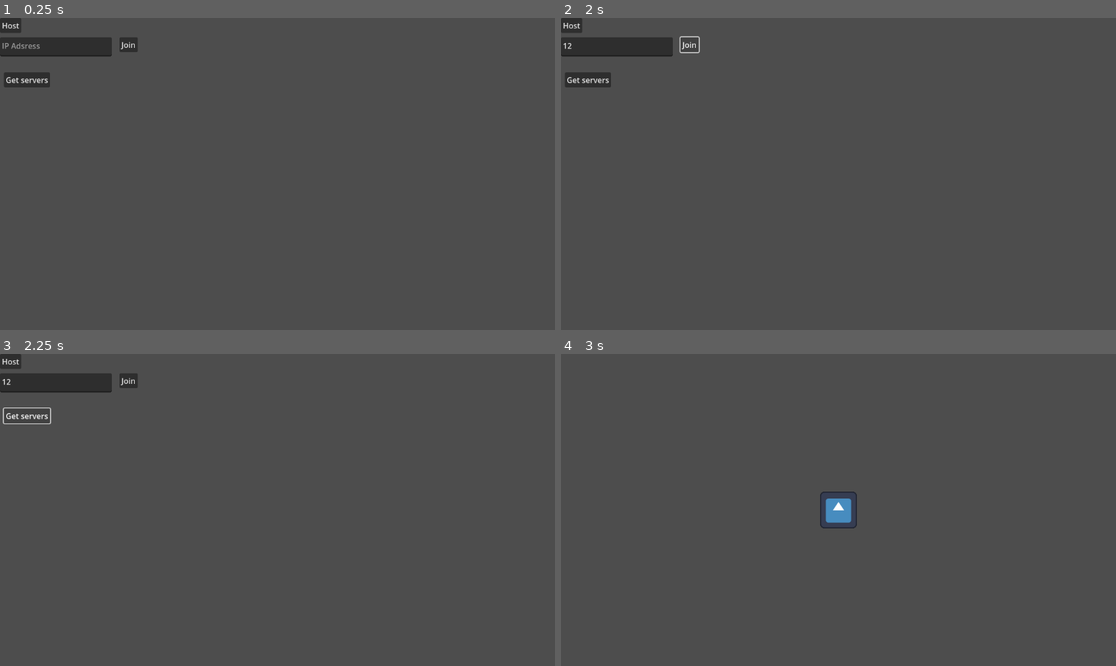
Above: before the commit, frames 1-4 (two rows, left to right).
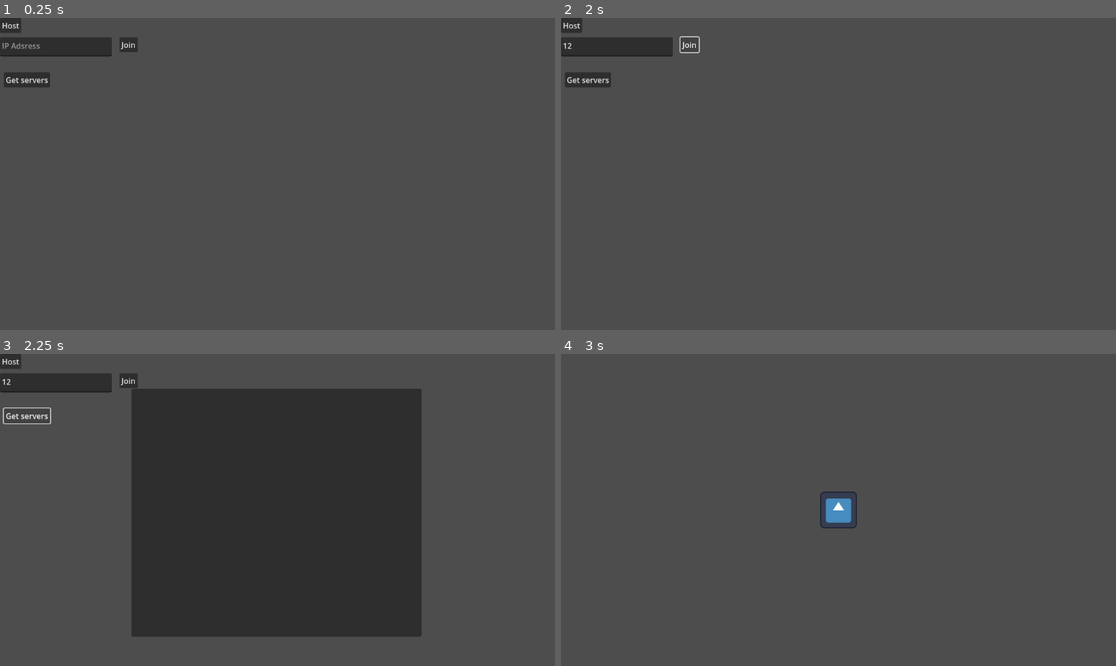
Above: after the commit, the same moments.

Repository: M41T4P-GAMES/Overworked
Game: Godot game, scene res://Scenes/menu.tscn
The game is run twice, just before and just after one commit, with the same random seed, the same clock (stepped at 60 frames per second) and the same inputs. The engine's default icon, where the game draws it, is replaced by a stand-in: a white triangle on a blue panel in a dark square.
Inputs (mouse positions are in pixels of both pictures, inside the frame that each line leads up to):
- Up to frame 1 (0.25 s): no input
- Up to frame 2 (2 s): click (616, 46) at 0.52 s; type "12" at 0.6 s; click "Join" at 1.25 s
- Up to frame 3 (2.25 s): click "Get servers" at 2 s
- Up to frame 4 (3 s): click "Host" at 2.75 s

Frames 1-2 are identical in both runs. In frame 3, 41% of the frame differs, in the area x 23-76%, y 11-91%; in frame 4, nothing differs.

Commit message:
Added server browser

Diff:
--- a/Scenes/menu.tscn
+++ b/Scenes/menu.tscn
@@ -43,6 +43,22 @@
 
 [node name="browser_timer" type="Timer" parent="."]
 
+[node name="ServerBrowser" type="Panel" parent="."]
+visible = false
+layout_mode = 0
+offset_left = 273.0
+offset_top = 72.0
+offset_right = 875.0
+offset_bottom = 587.0
+
+[node name="ScrollContainer" type="ScrollContainer" parent="ServerBrowser"]
+layout_mode = 0
+offset_right = 601.0
+offset_bottom = 514.0
+
+[node name="VBoxContainer" type="VBoxContainer" parent="ServerBrowser/ScrollContainer"]
+layout_mode = 2
+
 [connection signal="pressed" from="Host" to="." method="_on_host_pressed"]
 [connection signal="pressed" from="Join" to="." method="_on_join_pressed"]
 [connection signal="pressed" from="Get_servers" to="." method="_on_get_servers_pressed"]
--- /dev/null
+++ b/Scenes/server_browser_element.tscn
@@ -0,0 +1,22 @@
+[gd_scene load_steps=2 format=3 uid="uid://dxmrqrlxf6spd"]
+
+[ext_resource type="Script" uid="uid://i2p6bt68qy5x" path="res://Scripts/server_browser_element.gd" id="1_rioxu"]
+
+[node name="ServerBrowserElement" type="HBoxContainer"]
+theme_override_constants/separation = 194
+alignment = 1
+script = ExtResource("1_rioxu")
+
+[node name="ip" type="Label" parent="."]
+layout_mode = 2
+text = "192.168.0.1"
+
+[node name="player_count" type="Label" parent="."]
+layout_mode = 2
+text = "0/4 Players"
+
+[node name="Button" type="Button" parent="."]
+layout_mode = 2
+text = "Join"
+
+[connection signal="pressed" from="Button" to="." method="_on_button_pressed"]
--- a/Scripts/menu.gd
+++ b/Scripts/menu.gd
@@ -1,7 +1,7 @@
 extends Control
 var PORT = 1234
 var udp : PacketPeerUDP
-
+var server_browser_element_scene = preload("res://Scenes/server_browser_element.tscn")
 var peer = ENetMultiplayerPeer.new()
 
 func _ready() -> void:
@@ -27,10 +27,21 @@
 	udp = PacketPeerUDP.new()
 	udp.bind(1236)
 	$browser_timer.start()
-
+	_on_browser_timer_timeout()
+	$ServerBrowser.show()
 
 
 func _on_browser_timer_timeout() -> void:
 	if udp.get_available_packet_count() > 1:
-		print(udp.get_packet_ip())
-		print(udp.get_packet().get_string_from_ascii())
+		for child in $ServerBrowser/ScrollContainer/VBoxContainer.get_children():
+			child.queue_free()
+		var node = server_browser_element_scene.instantiate()
+		node.ip = udp.get_packet_ip()
+		node.player_count = JSON.parse_string(udp.get_packet().get_string_from_ascii()).players
+		if node.ip != '' and node.player_count != null:
+			node.on_clicked.connect(_on_server_browser_button_pressed)
+			$ServerBrowser/ScrollContainer/VBoxContainer.add_child(node)
+
+func _on_server_browser_button_pressed(ip):
+	$ip.text = ip
+	_on_join_pressed()
--- /dev/null
+++ b/Scripts/server_browser_element.gd
@@ -0,0 +1,12 @@
+extends HBoxContainer
+var ip
+var player_count
+signal on_clicked(ip)
+
+func _ready() -> void:
+	$ip.text = ip
+	$player_count.text = str(int(player_count)) + "/4 Players"
+
+
+func _on_button_pressed() -> void:
+	on_clicked.emit($ip.text)
Not shown, added: Scripts/server_browser_element.gd.uid
